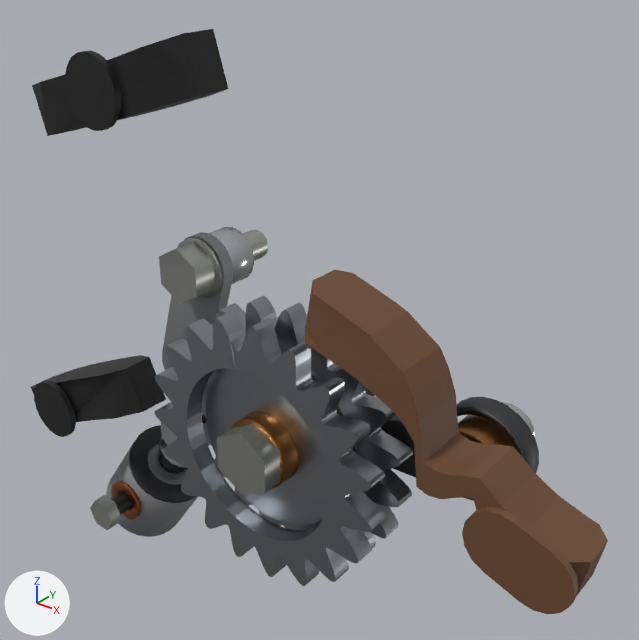
Renders of the glTF model public/parts/chain-tensioner-right.glb from each side of a commit.
Rendered twice from a 50 mm camera at (320.8, -383.5, 55.1) aimed at (202.6, -235.8, -36.4). Arrows for +X, +Y and +Z are at lower left; the lights stay in place. The older version comes first. Where no turn or scale is listed for an object, it has been applied to the vertices. Vertices at exactly the same position are counted once.

The older version as bpy lines, for what is in view:
```python
ob_chain_tensioner_right_blackplastic = bpy.data.objects.new('chain-tensioner-right:blackPlastic', me_mesh_8)
ob_chain_tensioner_right_blackplastic.location = (155.2, -258.8, -27.1)
ob_chain_tensioner_right_castalu = bpy.data.objects.new('chain-tensioner-right:castAlu', me_mesh_5)
ob_chain_tensioner_right_castalu.parent = ob_chain_tensioner_right
ob_chain_tensioner_right_castalu.location = (152.7, -244.8, -71.32)
ob_chain_tensioner_right_castalu.scale = (47.7, 47.7, 47.7)
ob_chain_tensioner_right_copper = bpy.data.objects.new('chain-tensioner-right:copper', me_mesh_7)
ob_chain_tensioner_right_copper.location = (149.6, -257.8, -101.2)
ob_chain_tensioner_right_darksteel = bpy.data.objects.new('chain-tensioner-right:darkSteel', me_mesh_6)
ob_chain_tensioner_right_darksteel.location = (155.4, -248.0, -94.6)
ob_chain_tensioner_right_polishedsteel = bpy.data.objects.new('chain-tensioner-right:polishedSteel', me_mesh_3)
ob_chain_tensioner_right_polishedsteel.location = (204.7, -244.9, -59.7)
ob_chain_tensioner_right_railbrown = bpy.data.objects.new('chain-tensioner-right:railBrown', me_mesh_9)
ob_chain_tensioner_right_railbrown.parent = ob_chain_tensioner_right
ob_chain_tensioner_right_railbrown.location = (251.4, -259.6, -36.03)
ob_chain_tensioner_right_railbrown.scale = (31.7, 31.7, 31.7)
ob_chain_tensioner_right_steel = bpy.data.objects.new('chain-tensioner-right:steel', me_mesh_0)
ob_chain_tensioner_right_steel.location = (197.4, -252.0, -57.2)
ob_chain_tensioner_right_zincplate = bpy.data.objects.new('chain-tensioner-right:zincPlate', me_mesh_4)
ob_chain_tensioner_right_zincplate.location = (179.8, -242.8, -64.7)
# also in view: 'chain-tensioner-right:bronze' at (228.1, -251.2, -54.7); 'chain-tensioner-right:forgedDark' at (217.6, -244.9, -57.3)
```
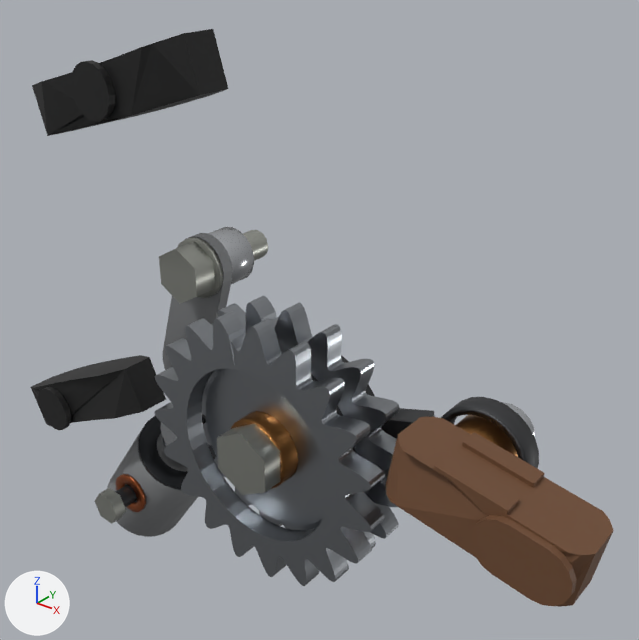
Where the newer file only moved an object's origin or applied its transform, the numbers keep the older frame.

Location of each change, (x1, y1, x2, y2) in pixels of the pictures (639 x 640 px; the box of a moved part takes in the faces that stretch with it):
'chain-tensioner-right:railBrown', reshaped, moved, rescaled (25% narrower, 45% shorter): before (305, 270, 608, 614); after (386, 417, 614, 607)
'chain-tensioner-right:blackPlastic', reshaped: before (31, 29, 228, 437); after (31, 29, 228, 430)
'chain-tensioner-right:zincPlate', reshaped: before (90, 230, 281, 530); after (95, 230, 281, 524)
'chain-tensioner-right:castAlu', reshaped: before (106, 232, 233, 537); after (107, 233, 233, 537)
'chain-tensioner-right:darkSteel', moved: before (111, 425, 197, 515); after (115, 415, 216, 507)
'chain-tensioner-right:copper', moved: before (111, 481, 141, 519); after (116, 474, 146, 512)
part 1 of me_mesh_3, moved or reshaped (not visible afterwards): before (156, 449, 188, 477)
part 2 of me_mesh_4, moved or reshaped: before (90, 495, 121, 530); after (95, 488, 126, 524)
part 3 of me_mesh_5, moved or reshaped: before (106, 232, 232, 526); after (107, 236, 231, 526)
part 4 of me_mesh_8, moved or reshaped: before (65, 50, 121, 131); after (71, 60, 115, 123)
part 5 of me_mesh_8, moved or reshaped: before (34, 380, 76, 437); after (38, 387, 71, 430)
part 6 of me_mesh_9, rebuilt (25% narrower, 42% shorter): before (305, 270, 608, 596); after (386, 417, 614, 607)

The edits, one by one:
me_mesh_3 is used by ob_chain_tensioner_right_polishedsteel; location (204.7, -244.9, -59.7).
me_mesh_3 had 216 vertices, 416 faces and spanned x -52.7..52.7, y -19.5..19.5, z -35.1..35.1.
me_mesh_3 now has 216 vertices, 416 faces and spans x -48.1..52.7, y -19.5..19.5, z -28.5..35.1.
me_mesh_3 part 1: the loose piece of 30 vertices spanning x -52.7..-40.6, y -5.1..4.9, z -35.1..-23.6 is multiplied about its middle by the matrix ((0.78, 0.0, -0.313), (0.0, 1.0, 0.0), (-0.313, 0.0, 0.553)), then moved by (3.2, 0.0, 4.6).
me_mesh_4 is used by ob_chain_tensioner_right_zincplate; location (179.8, -242.8, -64.7).
me_mesh_4 had 131 vertices, 248 faces and spanned x -34.9..34.9, y -26.7..26.7, z -40.7..40.7.
me_mesh_4 now has 131 vertices, 248 faces and spans x -32.3..34.8, y -26.8..26.8, z -37.1..40.7.
me_mesh_4 part 2: the loose piece of 14 vertices spanning x -34.9..-25.6, y -24.0..-20.6, z -40.7..-32.3 is moved by (2.5, 0.0, 3.6).
me_mesh_5 is used by ob_chain_tensioner_right_castalu; parent ob_chain_tensioner_right; location (152.7, -244.8, -71.32); scale (47.7, 47.7, 47.7).
me_mesh_5 had 334 vertices, 668 faces and spanned x -0.43..0.43, y -0.26..0.26, z -1.0..1.0.
me_mesh_5 now has 254 vertices, 508 faces and spans x -0.43..0.43, y -0.26..0.26, z -1.0..1.0.
me_mesh_5 part 3: 59 vertices moved from x -0.16..0.26, y -0.26..0.25, z -0.61..1.0 to x -0.06..0.36, y -0.26..0.25, z -0.47..0.97; 155 vertices removed from x -0.23..0.43, y -0.01..0.22, z -0.85..1.0; 75 vertices added at x -0.22..0.43, y -0.01..0.22, z -0.85..0.97.
me_mesh_8 is used by ob_chain_tensioner_right_blackplastic; location (155.2, -258.8, -27.1).
me_mesh_8 had 300 vertices, 592 faces and spanned x -38.6..38.6, y -8.0..8.0, z -57.6..57.6.
me_mesh_8 now has 300 vertices, 594 faces and spans x -38.6..38.6, y -8.0..8.0, z -57.6..57.6.
me_mesh_8 part 4: 40 vertices removed from x 2.5..18.9, y -8.0..-6.4, z 36.1..52.5; 40 vertices added at x 4.5..16.9, y -8.0..-6.4, z 38.1..50.5.
me_mesh_8 part 5: 40 vertices removed from x -29.7..-13.3, y -8.0..-6.4, z -54.0..-37.6; 40 vertices added at x -27.7..-15.3, y -8.0..-6.4, z -52.0..-39.6.
me_mesh_9 is used by ob_chain_tensioner_right_railbrown; parent ob_chain_tensioner_right; location (251.4, -259.6, -36.03); scale (31.7, 31.7, 31.7).
me_mesh_9 had 192 vertices, 384 faces and spanned x -1.0..1.0, y -0.23..0.23, z -0.75..0.75.
me_mesh_9 now has 164 vertices, 329 faces and spans x -1.0..1.0, y -0.37..0.37, z -0.47..0.47.
me_mesh_9 part 6: the loose piece of 156 vertices spanning x -1.0..1.0, y -0.18..0.23, z -0.66..0.75 is rebuilt with 164 vertices and now spans x -1.0..1.0, y -0.37..0.37, z -0.47..0.47.
Other edits to the shape of me_mesh_9 do not show in these pictures.
Object 'chain-tensioner-right:darkSteel' (ob_chain_tensioner_right_darksteel) moves from (155.4, -248.0, -94.6) to (159.9, -248.0, -89.5).
Object 'chain-tensioner-right:copper' (ob_chain_tensioner_right_copper) moves from (149.6, -257.8, -101.2) to (152.1, -257.8, -97.6).
Object 'chain-tensioner-right:railBrown' (ob_chain_tensioner_right_railbrown) moves from (251.4, -259.6, -36.03) to (261.9, -258.8, -48.93).
Object 'chain-tensioner-right:railBrown' (ob_chain_tensioner_right_railbrown) is rescaled from (31.7, 31.7, 31.7) to (21.5, 21.5, 21.5).
